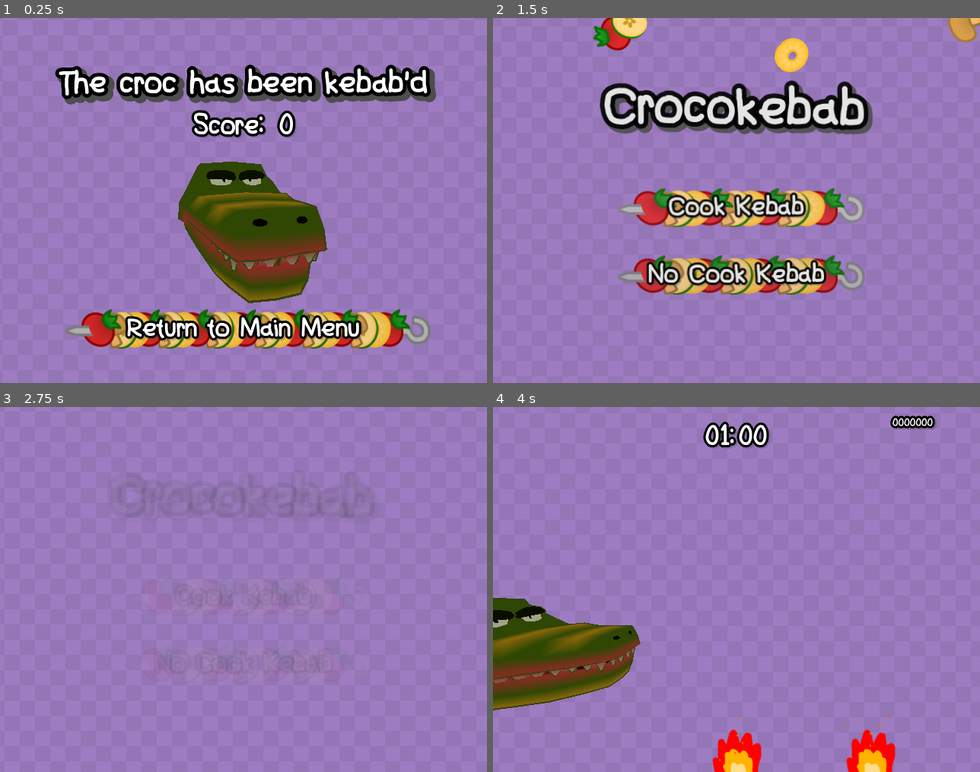
Above: before the commit, frames 1-4 (two rows, left to right).
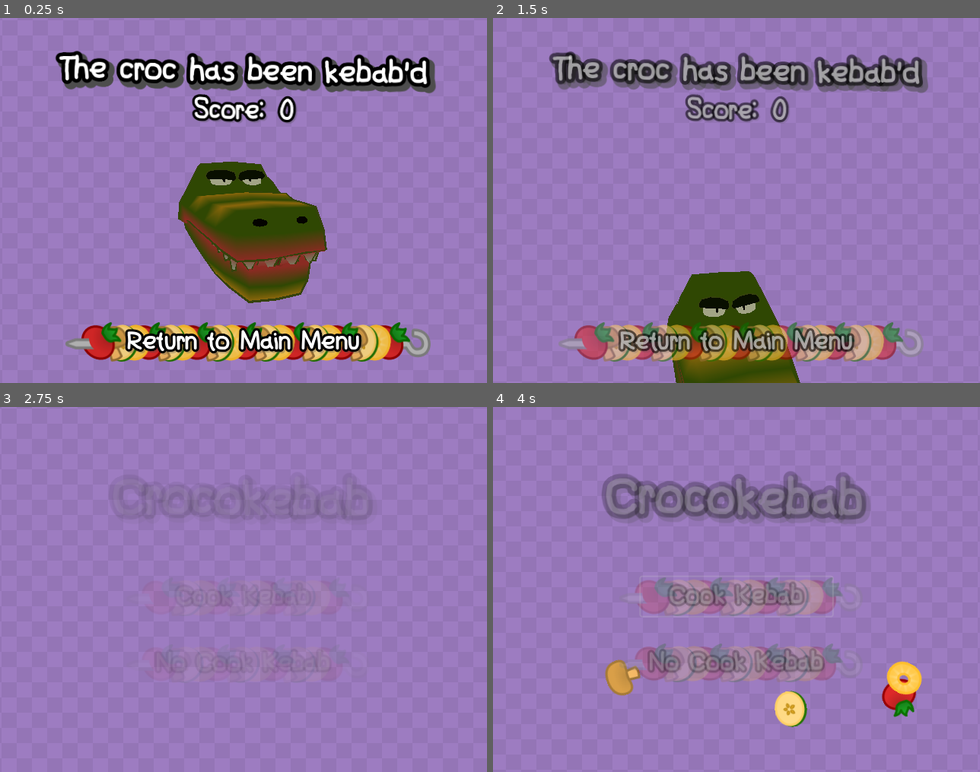
Above: after the commit, the same moments.

Repository: MartinLeGrand/AGES2026GameJam
Game: Godot game, scene res://Project/Maps/EndScene.tscn
The game is run twice, just before and just after one commit, with the same random seed, the same clock (stepped at 60 frames per second) and the same inputs. This scene is started directly instead of the project's main scene. The engine's default icon, where the game draws it, is replaced by a stand-in: a white triangle on a blue panel in a dark square.
Inputs:
- Up to frame 1 (0.25 s): no input
- Up to frame 2 (1.5 s): click "Return to Main Menu" at 0.5 s; click "Cook Kebab" (after the commit: "Return to Main Menu") at 1.25 s
- Up to frame 3 (2.75 s): hold Right (ui_right) from 2.03 s (still down)
- Up to frame 4 (4 s): release Right (ui_right) at 2.75 s; click "Cook Kebab" at 2.75 s; hold Left (ui_left) from 3.53 s (still down)

The runs differ from the first frame. In frame 1, 18% of the frame differs, in the area x 11-90%, y 8-95%; in frame 2, 32%, in the area x 11-100%, y 0-100%; in frame 3, less than 0.1%; in frame 4, 23%.

Commit message:
end scene animations

Diff:
--- a/Project/Maps/EndScene.tscn
+++ b/Project/Maps/EndScene.tscn
@@ -144,6 +144,207 @@
 "vertex_data": PackedByteArray("vOEsO7KqOz6k9o6/A98ZQKY07D8/gmU/rd+RP5Xpdj/ASdnAUycfQLgXRj6h9Xq/cOc7QDkwFj7+RwY+cEonwD2 …(8371 unchanged characters)…
 }]
 
+[sub_resource type="Animation" id="Animation_ltjt1"]
+length = 0.001
+tracks/0/type = "value"
+tracks/0/imported = false
+tracks/0/enabled = true
+tracks/0/path = NodePath("CanvasLayerAbove/Control/Control2/Label:rotation")
+tracks/0/interp = 1
+tracks/0/loop_wrap = true
+tracks/0/keys = {
+"times": PackedFloat32Array(0),
+"transitions": PackedFloat32Array(1),
+"update": 0,
+"values": [0.0]
+}
+tracks/1/type = "value"
+tracks/1/imported = false
+tracks/1/enabled = true
+tracks/1/path = NodePath("CanvasLayerAbove/Control/Control2/Label:scale")
+tracks/1/interp = 1
+tracks/1/loop_wrap = true
+tracks/1/keys = {
+"times": PackedFloat32Array(0),
+"transitions": PackedFloat32Array(1),
+"update": 0,
+"values": [Vector2(1, 1)]
+}
+tracks/2/type = "value"
+tracks/2/imported = false
+tracks/2/enabled = true
+tracks/2/path = NodePath("CanvasLayerAbove/Control/Control3/ScoreLabel:rotation")
+tracks/2/interp = 1
+tracks/2/loop_wrap = true
+tracks/2/keys = {
+"times": PackedFloat32Array(0),
+"transitions": PackedFloat32Array(1),
+"update": 0,
+"values": [0.0]
+}
+tracks/3/type = "value"
+tracks/3/imported = false
+tracks/3/enabled = true
+tracks/3/path = NodePath("CanvasLayerAbove/Control/Control3/ScoreLabel:scale")
+tracks/3/interp = 1
+tracks/3/loop_wrap = true
+tracks/3/keys = {
+"times": PackedFloat32Array(0),
+"transitions": PackedFloat32Array(1),
+"update": 0,
+"values": [Vector2(1, 1)]
+}
+tracks/4/type = "value"
+tracks/4/imported = false
+tracks/4/enabled = true
+tracks/4/path = NodePath("CanvasLayerAbove/Control:modulate")
+tracks/4/interp = 1
+tracks/4/loop_wrap = true
+tracks/4/keys = {
+"times": PackedFloat32Array(0),
+"transitions": PackedFloat32Array(1),
+"update": 0,
+"values": [Color(1, 1, 1, 1)]
+}
+tracks/5/type = "value"
+tracks/5/imported = false
+tracks/5/enabled = true
+tracks/5/path = NodePath("Camera3D:position")
+tracks/5/interp = 1
+tracks/5/loop_wrap = true
+tracks/5/keys = {
+"times": PackedFloat32Array(0),
+"transitions": PackedFloat32Array(1),
+"update": 0,
+"values": [Vector3(0, 0.48813534, 9.769174)]
+}
+tracks/6/type = "value"
+tracks/6/imported = false
+tracks/6/enabled = true
+tracks/6/path = NodePath("Camera3D:rotation")
+tracks/6/interp = 1
+tracks/6/loop_wrap = true
+tracks/6/keys = {
+"times": PackedFloat32Array(0),
+"transitions": PackedFloat32Array(1),
+"update": 0,
+"values": [Vector3(-0.14708772, 0, 0)]
+}
+
+[sub_resource type="Animation" id="Animation_jlacx"]
+resource_name = "end_exit"
+length = 2.0
+tracks/0/type = "value"
+tracks/0/imported = false
+tracks/0/enabled = true
+tracks/0/path = NodePath("CanvasLayerAbove/Control:modulate")
+tracks/0/interp = 2
+tracks/0/loop_wrap = true
+tracks/0/keys = {
+"times": PackedFloat32Array(0, 2),
+"transitions": PackedFloat32Array(1, 1),
+"update": 0,
+"values": [Color(1, 1, 1, 1), Color(1, 1, 1, 0)]
+}
+tracks/1/type = "value"
+tracks/1/imported = false
+tracks/1/enabled = true
+tracks/1/path = NodePath("Camera3D:position")
+tracks/1/interp = 2
+tracks/1/loop_wrap = true
+tracks/1/keys = {
+"times": PackedFloat32Array(0, 2),
+"transitions": PackedFloat32Array(1, 1),
+"update": 0,
+"values": [Vector3(0, 0.48813534, 9.769174), Vector3(0, 10, 9.769)]
+}
+tracks/2/type = "method"
+tracks/2/imported = false
+tracks/2/enabled = true
+tracks/2/path = NodePath(".")
+tracks/2/interp = 1
+tracks/2/loop_wrap = true
+tracks/2/keys = {
+"times": PackedFloat32Array(2),
+"transitions": PackedFloat32Array(1),
+"values": [{
+"args": [],
+"method": &"load_mainmenu"
+}]
+}
+tracks/3/type = "value"
+tracks/3/imported = false
+tracks/3/enabled = true
+tracks/3/path = NodePath("Camera3D:rotation")
+tracks/3/interp = 1
+tracks/3/loop_wrap = true
+tracks/3/keys = {
+"times": PackedFloat32Array(0, 2),
+"transitions": PackedFloat32Array(1, 1),
+"update": 0,
+"values": [Vector3(-0.14708772, 0, 0), Vector3(0.34906584, 0, 0)]
+}
+
+[sub_resource type="Animation" id="Animation_m713j"]
+resource_name = "end_loop"
+length = 8.0
+loop_mode = 1
+tracks/0/type = "value"
+tracks/0/imported = false
+tracks/0/enabled = true
+tracks/0/path = NodePath("CanvasLayerAbove/Control/Control2/Label:scale")
+tracks/0/interp = 2
+tracks/0/loop_wrap = true
+tracks/0/keys = {
+"times": PackedFloat32Array(0, 2, 4, 6.0000005, 8),
+"transitions": PackedFloat32Array(1, 1, 1, 1, 1),
+"update": 0,
+"values": [Vector2(1, 1), Vector2(0.98, 0.98), Vector2(1, 1), Vector2(0.98, 0.98), Vector2(1, 1)]
+}
+tracks/1/type = "value"
+tracks/1/imported = false
+tracks/1/enabled = true
+tracks/1/path = NodePath("CanvasLayerAbove/Control/Control2/Label:rotation")
+tracks/1/interp = 2
+tracks/1/loop_wrap = true
+tracks/1/keys = {
+"times": PackedFloat32Array(0, 4, 8),
+"transitions": PackedFloat32Array(1, 1, 1),
+"update": 0,
+"values": [0.017453292519943295, -0.017453292519943295, 0.017453292519943295]
+}
+tracks/2/type = "value"
+tracks/2/imported = false
+tracks/2/enabled = true
+tracks/2/path = NodePath("CanvasLayerAbove/Control/Control3/ScoreLabel:rotation")
+tracks/2/interp = 2
+tracks/2/loop_wrap = true
+tracks/2/keys = {
+"times": PackedFloat32Array(0, 4, 8),
+"transitions": PackedFloat32Array(1, 1, 1),
+"update": 0,
+"values": [0.017453292519943295, -0.017453292519943295, 0.017453292519943295]
+}
+tracks/3/type = "value"
+tracks/3/imported = false
+tracks/3/enabled = true
+tracks/3/path = NodePath("CanvasLayerAbove/Control/Control3/ScoreLabel:scale")
+tracks/3/interp = 2
+tracks/3/loop_wrap = true
+tracks/3/keys = {
+"times": PackedFloat32Array(0, 2, 4, 6.0000005, 8),
+"transitions": PackedFloat32Array(1, 1, 1, 1, 1),
+"update": 0,
+"values": [Vector2(1, 1), Vector2(0.98, 0.98), Vector2(1, 1), Vector2(0.98, 0.98), Vector2(1, 1)]
+}
+
+[sub_resource type="AnimationLibrary" id="AnimationLibrary_jlacx"]
+_data = {
+&"RESET": SubResource("Animation_ltjt1"),
+&"end_exit": SubResource("Animation_jlacx"),
+&"end_loop": SubResource("Animation_m713j")
+}
+
 [node name="ModelScene" type="Node3D" unique_id=2061389642]
 script = ExtResource("1_ltjt1")
 
@@ -158,25 +359,35 @@
 
 [node name="CanvasLayerAbove" type="CanvasLayer" parent="." unique_id=2073006829]
 
-[node name="Control2" type="Control" parent="CanvasLayerAbove" unique_id=1272907432]
+[node name="Control" type="Control" parent="CanvasLayerAbove" unique_id=1107619828]
+layout_mode = 3
+anchors_preset = 15
+anchor_right = 1.0
+anchor_bottom = 1.0
+grow_horizontal = 2
+grow_vertical = 2
+size_flags_horizontal = 6
+size_flags_vertical = 6
+
+[node name="Control2" type="Control" parent="CanvasLayerAbove/Control" unique_id=1272907432]
 custom_minimum_size = Vector2(0, 65)
-layout_mode = 3
+layout_mode = 1
 anchors_preset = 10
 anchor_right = 1.0
-offset_top = 56.0
-offset_bottom = 121.0
-grow_horizontal = 2
-
-[node name="Label" type="Label" parent="CanvasLayerAbove/Control2" unique_id=193157179]
+offset_top = 39.525
+offset_bottom = 104.525
+grow_horizontal = 2
+
+[node name="Label" type="Label" parent="CanvasLayerAbove/Control/Control2" unique_id=193157179]
 layout_mode = 1
 anchors_preset = 8
 anchor_left = 0.5
 anchor_top = 0.5
 anchor_right = 0.5
 anchor_bottom = 0.5
-offset_left = -197.0
+offset_left = -239.5
 offset_top = -33.5
-offset_right = 199.0
+offset_right = 241.5
 offset_bottom = 31.5
 grow_horizontal = 2
 grow_vertical = 2
@@ -186,16 +397,16 @@
 horizontal_alignment = 1
 vertical_alignment = 1
 
-[node name="Control3" type="Control" parent="CanvasLayerAbove" unique_id=388356327]
+[node name="Control3" type="Control" parent="CanvasLayerAbove/Control" unique_id=388356327]
 custom_minimum_size = Vector2(0, 65)
-layout_mode = 3
+layout_mode = 1
 anchors_preset = 10
 anchor_right = 1.0
-offset_top = 120.0
-offset_bottom = 185.0
-grow_horizontal = 2
-
-[node name="ScoreLabel" type="Label" parent="CanvasLayerAbove/Control3" unique_id=205537617]
+offset_top = 100.0
+offset_bottom = 165.0
+grow_horizontal = 2
+
+[node name="ScoreLabel" type="Label" parent="CanvasLayerAbove/Control/Control3" unique_id=205537617]
 layout_mode = 1
 anchors_preset = 8
 anchor_left = 0.5
@@ -215,26 +426,28 @@
 vertical_alignment = 1
 script = ExtResource("4_jo6pb")
 
-[node name="Button" type="Button" parent="CanvasLayerAbove" unique_id=2035447405]
+[node name="Button" type="Button" parent="CanvasLayerAbove/Control" unique_id=2035447405]
 custom_minimum_size = Vector2(256, 52)
+layout_mode = 1
 anchors_preset = 7
 anchor_left = 0.5
 anchor_top = 1.0
 anchor_right = 0.5
 anchor_bottom = 1.0
 offset_left = -205.0
-offset_top = -97.0
-offset_right = 205.0
-offset_bottom = -45.0
+offset_top = -80.0
+offset_right = 205.00049
+offset_bottom = -28.0
 grow_horizontal = 2
 grow_vertical = 0
+pivot_offset_ratio = Vector2(0.5, 0.5)
 size_flags_horizontal = 4
 theme_override_styles/normal = ExtResource("4_hcm0k")
 theme_override_styles/pressed = ExtResource("5_ltjt1")
 theme_override_styles/hover = ExtResource("6_m713j")
 metadata/_edit_group_ = true
 
-[node name="Panel" type="Panel" parent="CanvasLayerAbove/Button" unique_id=1803277953]
+[node name="Panel" type="Panel" parent="CanvasLayerAbove/Control/Button" unique_id=1803277953]
 visible = false
 layout_mode = 1
 anchors_preset = 8
@@ -251,7 +464,7 @@
 scale = Vector2(0.25, 0.25)
 theme_override_styles/panel = SubResource("StyleBoxTexture_yf058")
 
-[node name="Label" type="Label" parent="CanvasLayerAbove/Button" unique_id=1006104095]
+[node name="Label" type="Label" parent="CanvasLayerAbove/Control/Button" unique_id=1006104095]
 layout_mode = 1
 anchors_preset = 15
 anchor_right = 1.0
@@ -293,4 +506,8 @@
 mesh = SubResource("ArrayMesh_6368u")
 surface_material_override/0 = SubResource("StandardMaterial3D_ub4s1")
 
-[connection signal="pressed" from="CanvasLayerAbove/Button" to="." method="_on_button_pressed"]
+[node name="AnimationPlayer" type="AnimationPlayer" parent="." unique_id=1844762030]
+libraries/ = SubResource("AnimationLibrary_jlacx")
+autoplay = &"end_loop"
+
+[connection signal="pressed" from="CanvasLayerAbove/Control/Button" to="." method="_on_button_pressed"]
--- a/Project/Maps/end_scene.gd
+++ b/Project/Maps/end_scene.gd
@@ -1,10 +1,12 @@
 extends Node3D
+var animPlayer : AnimationPlayer
 
-
+func _ready() -> void:
+	animPlayer = $AnimationPlayer
 
 func load_mainmenu() -> void:
 	get_tree().change_scene_to_packed(preload("uid://cfv8kn57cs3su"))
 
 
 func _on_button_pressed() -> void:
-	load_mainmenu() # Replace with function body.
+	animPlayer.play("end_exit")
